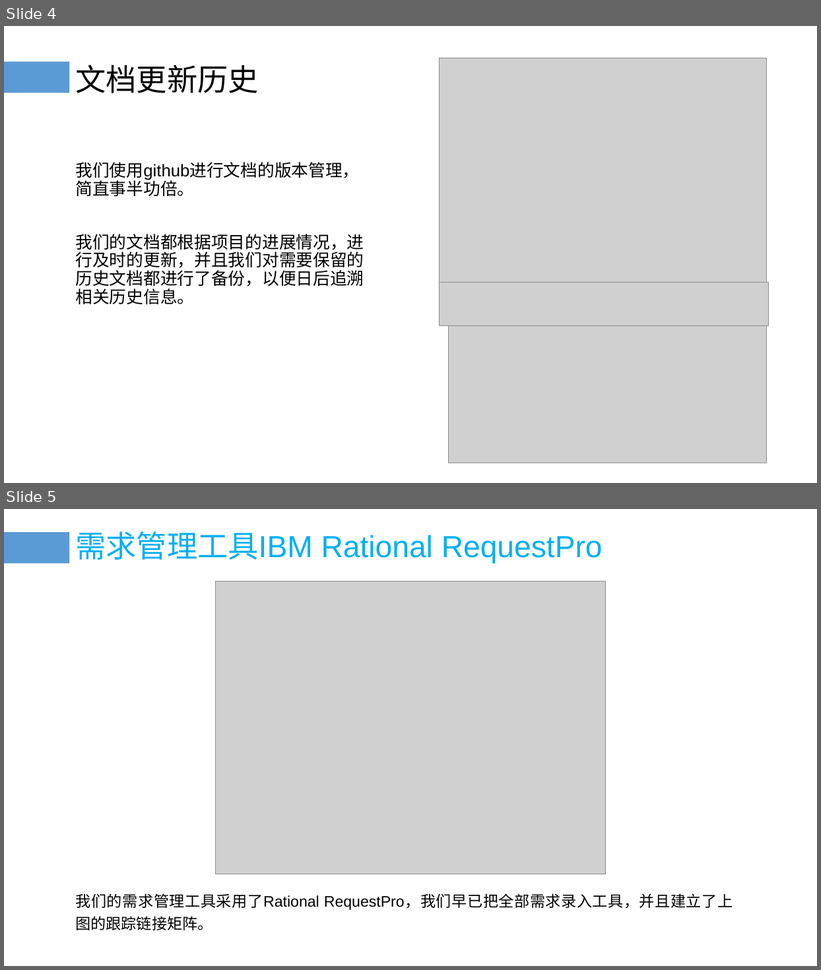
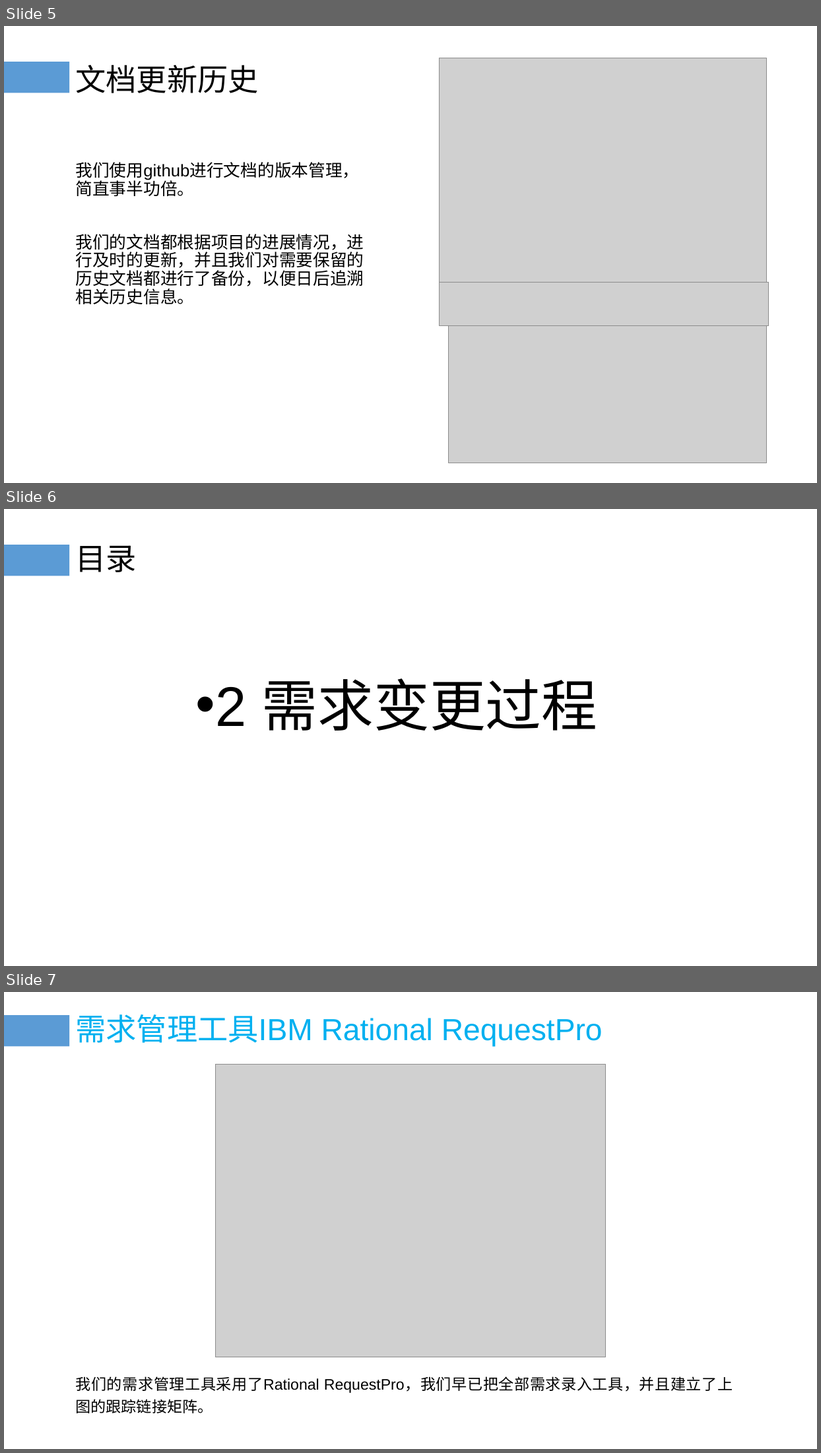
Before and after one commit to PRD-G17/PRD-G17-teamwork, a slide deck: 10后期文档/需求变更评审.pptx. Shown one above the other, each under a label of ours: slides 4 and 5 before the commit, slides 5, 6 and 7 after it. The pictures are 821x970 and 821x1453 pixels, drawn with LibreOffice and Linux fonts; fonts in the diff are those of the drawing; grey boxes stand for pictures. Boxes give left, top, right and bottom in pixels: in the first picture for what was removed or moved away, otherwise in the second. Text is boxed around its words. In the diff, an @@ line names an element or a change of style, - is before the commit and + after.

```diff
--- a/10后期文档/需求变更评审.pptx
+++ b/10后期文档/需求变更评审.pptx
@@ slide 6 added at bbox=[4, 509, 817, 966], background #FFFFFF; not listed: 1 template element that a slide beside it also shows @@
@@ title added at bbox=[76, 545, 137, 572], 36 pt, text #000000 @@
+目录
@@ text added at bbox=[196, 679, 597, 731], 66 pt, text #000000 @@
+• 2 需求变更过程
@@ what was slide 4 is now slide 5 @@
@@ what was slide 5 is now slide 7 @@
```
Also in this commit, not shown: 7 slides changed, 6 other slides added, 2 slides removed, 21 other files.
